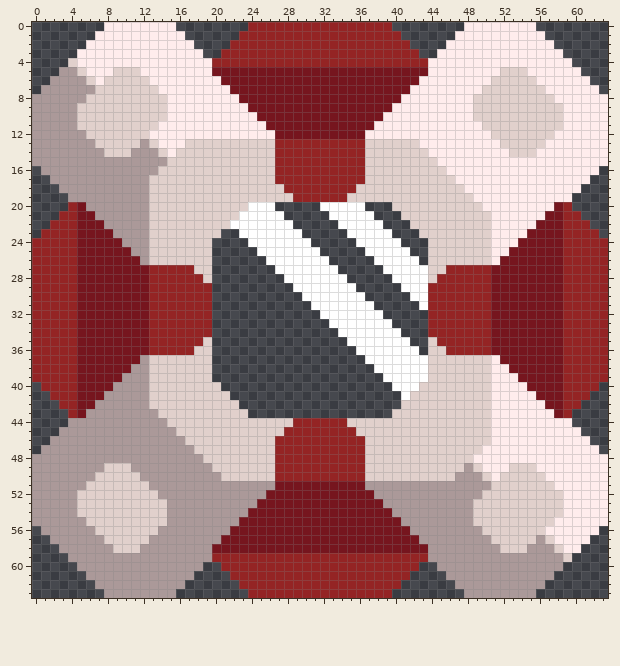
Pixel-art sprite, stored at sprites/blocks/production/Catalyst.png. Above: the version before the commit.
The file is 64x64 pixels.
The result:
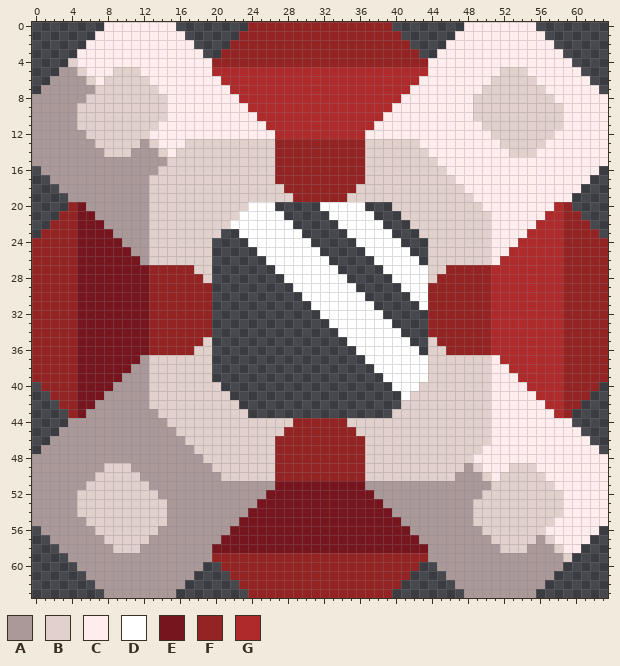
Palette (. is transparent): A #ab9999  B #e1d0cc  C #ffecec  D #ffffff  E #76151e  F #942424  G #af2a2a
Changes in this commit:
Changed rows in their new state; - is an unchanged pixel.
first column x 20:
 5 GGGGGGGGGGGGGGGGGGGGGGGG
 6 -GGGGGGGGGGGGGGGGGGGGGG-
 7 --GGGGGGGGGGGGGGGGGGGG--
 8 ---GGGGGGGGGGGGGGGGGG---
 9 ----GGGGGGGGGGGGGGGG----
10 -----GGGGGGGGGGGGGG-----
11 ------GGGGGGGGGGGG------
12 -------GGGGGGGGGG-------
first column x 51:
20 -------G
21 ------GG
22 -----GGG
23 ----GGGG
24 ---GGGGG
25 --GGGGGG
26 -GGGGGGG
27 GGGGGGGG
28 GGGGGGGG
29 GGGGGGGG
30 GGGGGGGG
31 GGGGGGGG
32 GGGGGGGG
33 GGGGGGGG
34 GGGGGGGG
35 GGGGGGGG
36 GGGGGGGG
37 -GGGGGGG
38 --GGGGGG
39 ---GGGGG
40 ----GGGG
41 -----GGG
42 ------GG
43 -------G
Pixel boxes of the changes (left, top, right, bottom) in both pictures:
changed: (212, 67, 428, 139)
changed: (491, 202, 563, 418)
